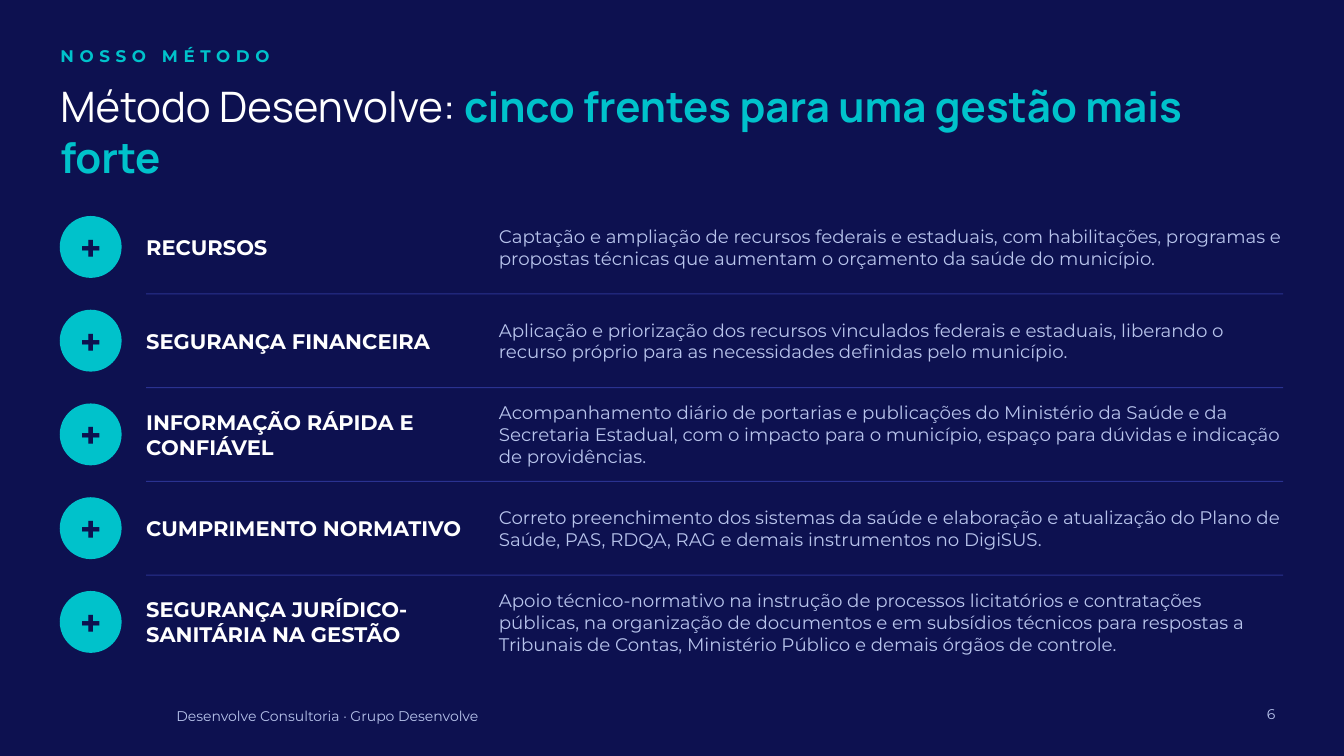
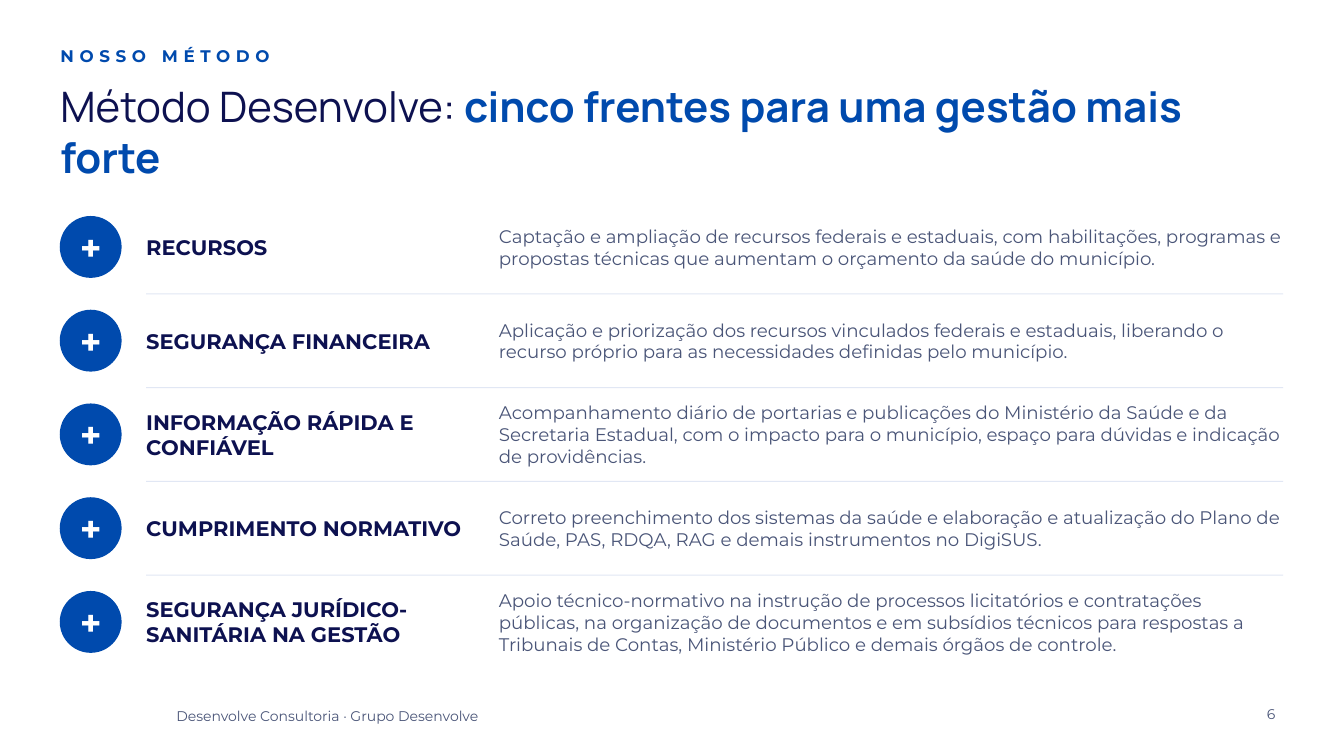
Before and after one commit to murilosantos100-hue/grupodesenvolve, a slide deck: slide 6 of apresentacoes/comercial-consultoria/Apresentacao Comercial - Desenvolve Consultoria.pptx. Drawn at 1344x756 pixels with LibreOffice and Linux fonts; fonts in the diff are those of the drawing; background and template pictures are left out. Boxes give left, top, right and bottom in pixels: in the first picture for what was removed or moved away, otherwise in the second. Text is boxed around its words. In the diff, an @@ line names an element or a change of style, - is before the commit and + after.

```diff
--- a/apresentacoes/comercial-consultoria/Apresentacao Comercial - Desenvolve Consultoria.pptx
+++ b/apresentacoes/comercial-consultoria/Apresentacao Comercial - Desenvolve Consultoria.pptx
@@ background #0D1150 to #FFFFFF @@
@@ text "NOSSO MÉTODO" at bbox=[60, 47, 270, 63]: text colour #00C2CB to #004AAD @@
@@ title "Método Desenvolve: cinco frentes para ..." at bbox=[60, 89, 1181, 174]: text colour #FFFFFF to #0D1150 in "Método Desenvolve:"; text colour #00C2CB to #004AAD in "cinco frentes para uma gestão mais forte" @@
@@ line (146, 294) - (1284, 294): stroke #2A3290 0.75 pt to #E1E7F4 0.75 pt @@
@@ line (146, 388) - (1284, 388): stroke #2A3290 0.75 pt to #E1E7F4 0.75 pt @@
@@ line (146, 482) - (1284, 482): stroke #2A3290 0.75 pt to #E1E7F4 0.75 pt @@
@@ text colour #0D1150 to #FFFFFF in 5 elements at bbox=[60, 217, 121, 277], bbox=[60, 311, 121, 371], bbox=[60, 404, 121, 465], bbox=[60, 498, 121, 559], bbox=[60, 592, 121, 652] @@
@@ fill #00C2CB to #004AAD; outline #00C2CB 1 pt to #004AAD 1 pt in 5 elements at bbox=[60, 217, 121, 277], bbox=[60, 311, 121, 371], bbox=[60, 404, 121, 465], bbox=[60, 498, 121, 559], bbox=[60, 592, 121, 652] @@
@@ text colour #FFFFFF to #0D1150 in 5 elements at bbox=[146, 240, 267, 256], bbox=[146, 334, 430, 354], bbox=[146, 411, 414, 456], bbox=[146, 521, 461, 537], bbox=[146, 598, 407, 643] @@
@@ line (146, 576) - (1284, 576): stroke #2A3290 0.75 pt to #E1E7F4 0.75 pt @@
@@ text colour #B8C4EC to #4A5578 in 7 elements at bbox=[499, 229, 1281, 269], bbox=[499, 323, 1223, 362], bbox=[499, 405, 1280, 467], bbox=[499, 510, 1279, 550], bbox=[499, 593, 1244, 655], bbox=[1267, 709, 1276, 719], bbox=[176, 710, 478, 724] @@
```
Also in this commit, not shown: 7 other slides changed, 1 other file.
